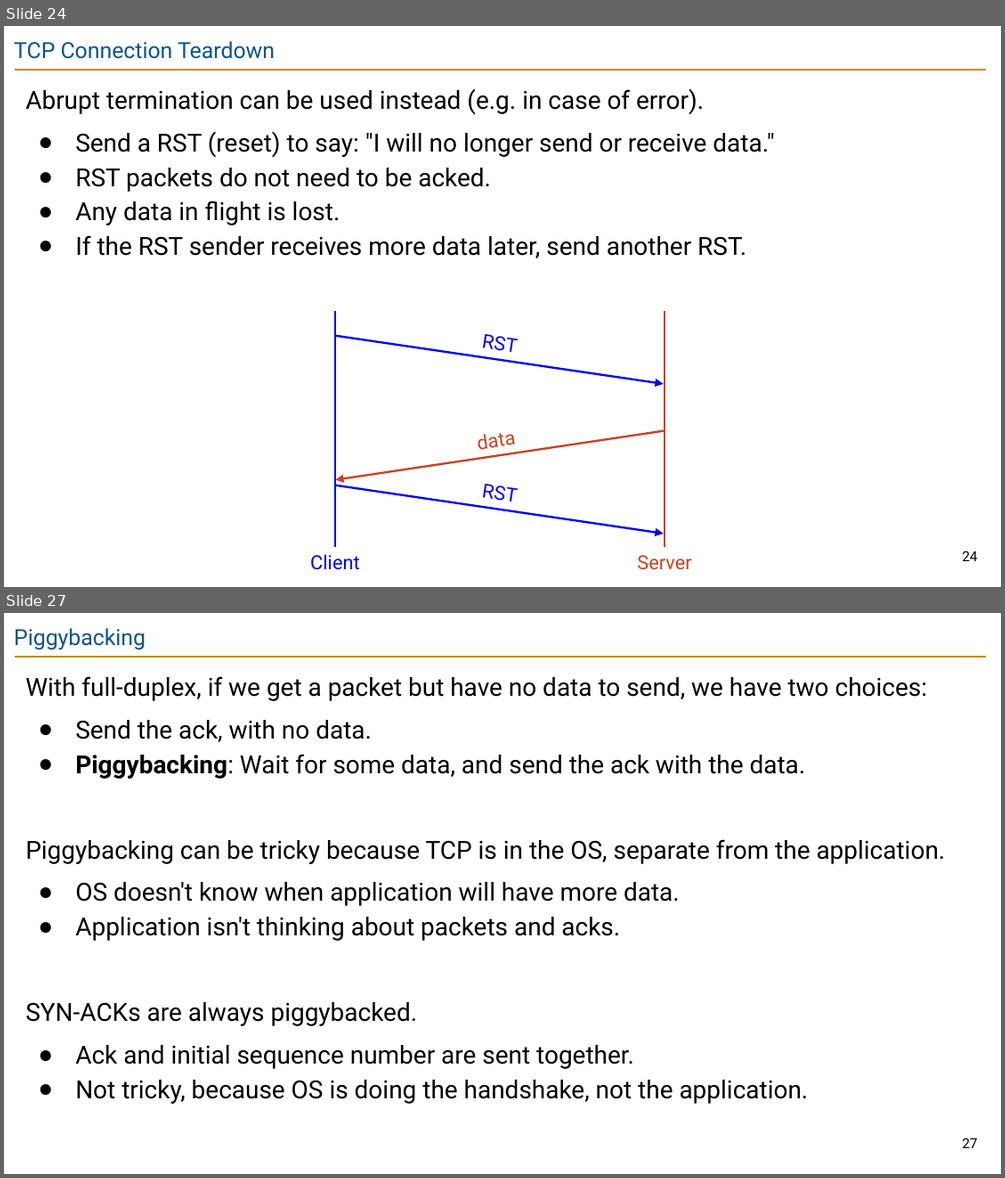
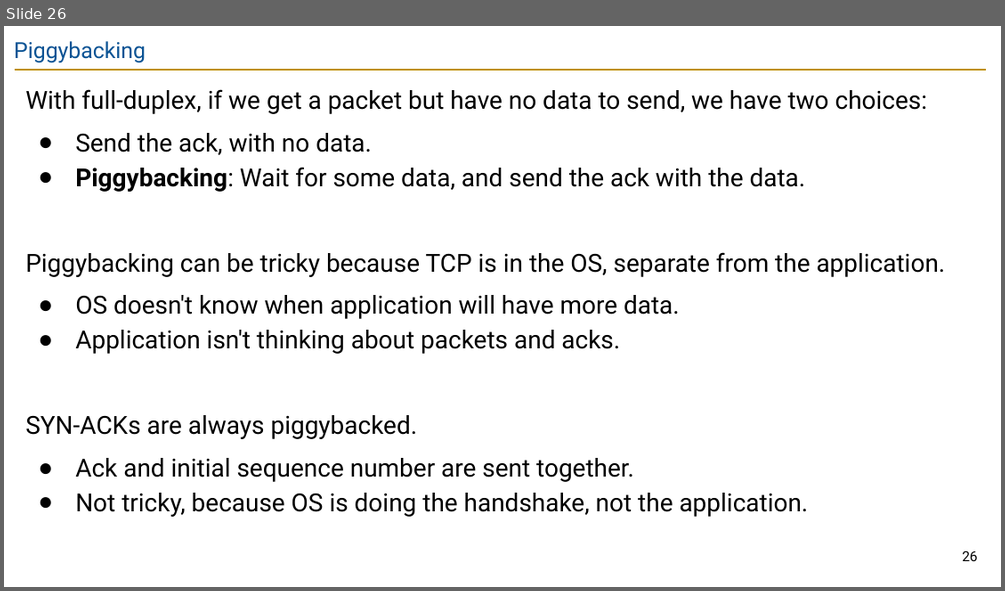
Before and after one commit to guhofstra/CSC175Sp26, a slide deck: PPTs/Lecture 11 - TCP Implementation.pptx. Shown one above the other, each under a label of ours: slides 24 and 27 before the commit, slide 26 after it; the slides between them are not shown. The pictures are 1005x1178 and 1005x591 pixels, drawn with LibreOffice and Linux fonts; fonts in the diff are those of the drawing. Boxes give left, top, right and bottom in pixels: in the first picture for what was removed or moved away, otherwise in the second. Text is boxed around its words. In the diff, an @@ line names an element or a change of style, - is before the commit and + after.

```diff
--- a/PPTs/Lecture 11 - TCP Implementation.pptx
+++ b/PPTs/Lecture 11 - TCP Implementation.pptx
@@ slide 24 removed at box(4, 26, 1001, 587), background #FFFFFF; not listed: 1 template element that a slide beside it also shows @@
@@ title removed at box(14, 41, 275, 59) @@
-TCP Connection Teardown
@@ text removed at box(25, 88, 774, 258) @@
-Abrupt termination can be used instead (e.g. in case of error).
-● Send a RST (reset) to say: "I will no longer send or receive data."
-● RST packets do not need to be acked.
-● Any data in flight is lost.
-● If the RST sender receives more data later, send another RST.
@@ line removed from (335, 311) to (335, 547) @@
@@ line removed from (665, 311) to (665, 547) @@
@@ arrow removed from (335, 335) to (663, 384) @@
@@ text removed at box(454, 321, 544, 365) @@
-RST
@@ text removed at box(452, 418, 541, 462) @@
-data
@@ arrow removed from (663, 431) to (335, 480) @@
@@ text removed at box(454, 471, 544, 515) @@
-RST
@@ arrow removed from (335, 484) to (663, 533) @@
@@ text removed at box(310, 554, 360, 570) @@
-Client
@@ text removed at box(637, 555, 691, 570) @@
-Server
@@ page number removed at box(962, 550, 977, 561) @@
-24
@@ what was slide 27 is now slide 26 @@
@@ page number at box(962, 550, 977, 561): text changed @@
-27
+26
```
Also in this commit, not shown: 6 slides changed, 8 other files.
